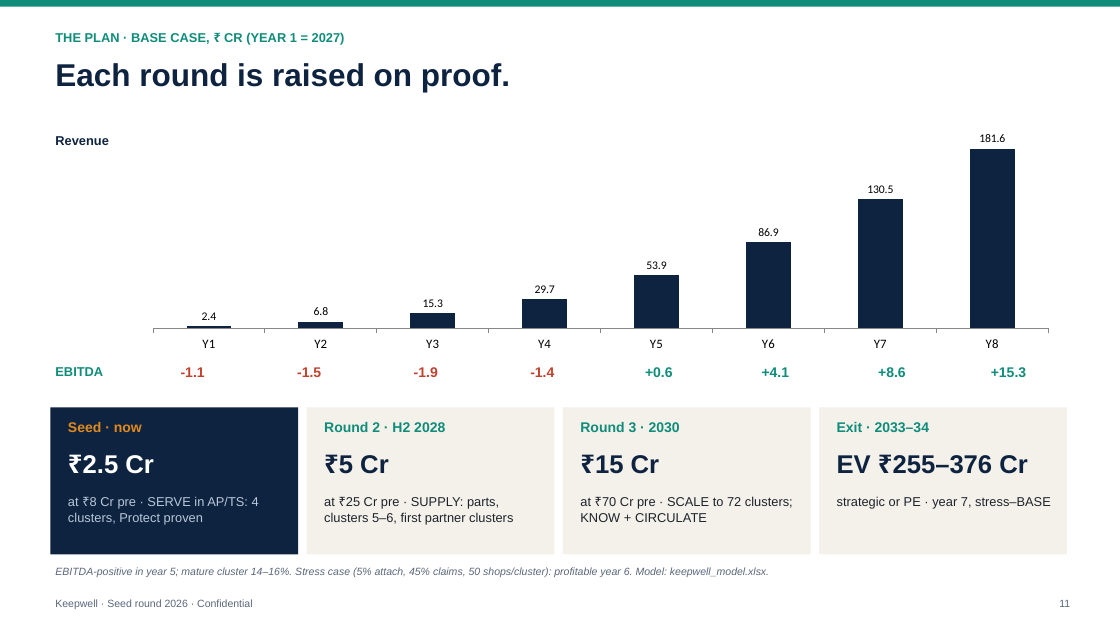
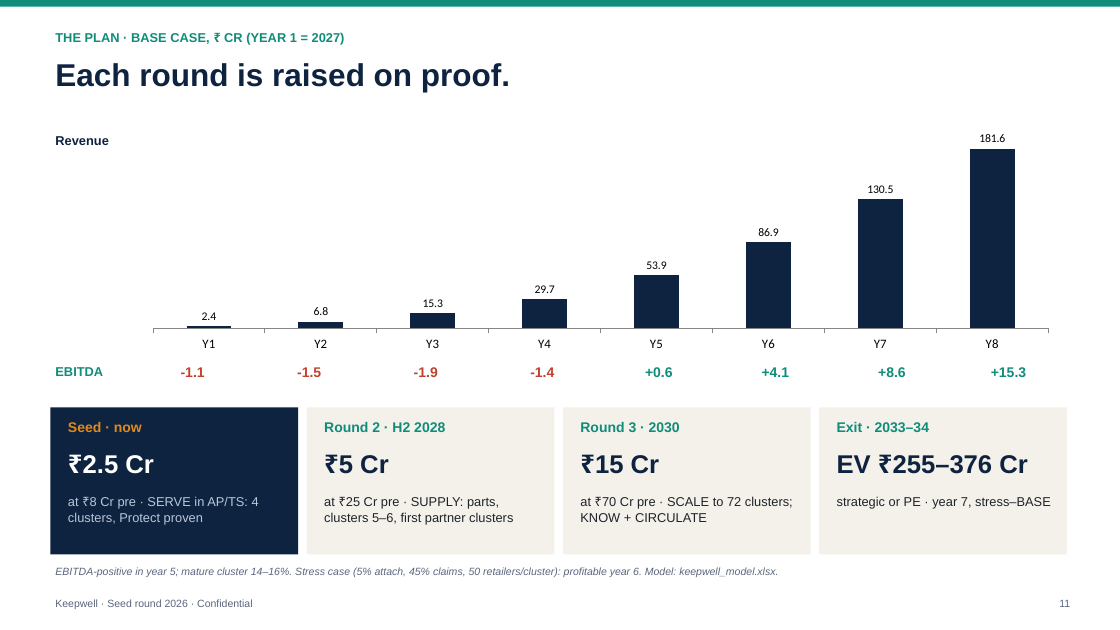
Before and after one commit to PrathyushaKalluri/keepwell, a slide deck: slide 11 of pitch_v2/deck/Keepwell_Seed_Deck.pptx. Drawn at 1120x630 pixels with LibreOffice and Linux fonts; fonts in the diff are those of the drawing. Boxes give left, top, right and bottom in pixels: in the first picture for what was removed or moved away, otherwise in the second. Text is boxed around its words. In the diff, an @@ line names an element or a change of style, - is before the commit and + after.

```diff
--- a/pitch_v2/deck/Keepwell_Seed_Deck.pptx
+++ b/pitch_v2/deck/Keepwell_Seed_Deck.pptx
@@ text at (55,567,778,577): text changed @@
-EBITDA-positive in year 5; mature cluster 14–16%. Stress case (5% attach, 45% claims, 50 shops/cluster): profitable year 6. Model: keepwell_model.xlsx.
+EBITDA-positive in year 5; mature cluster 14–16%. Stress case (5% attach, 45% claims, 50 retailers/cluster): profitable year 6. Model: keepwell_model.xlsx.
```
Also in this commit, not shown: 12 other slides changed, 1 slide added, 1 slide removed, 40 other files.
